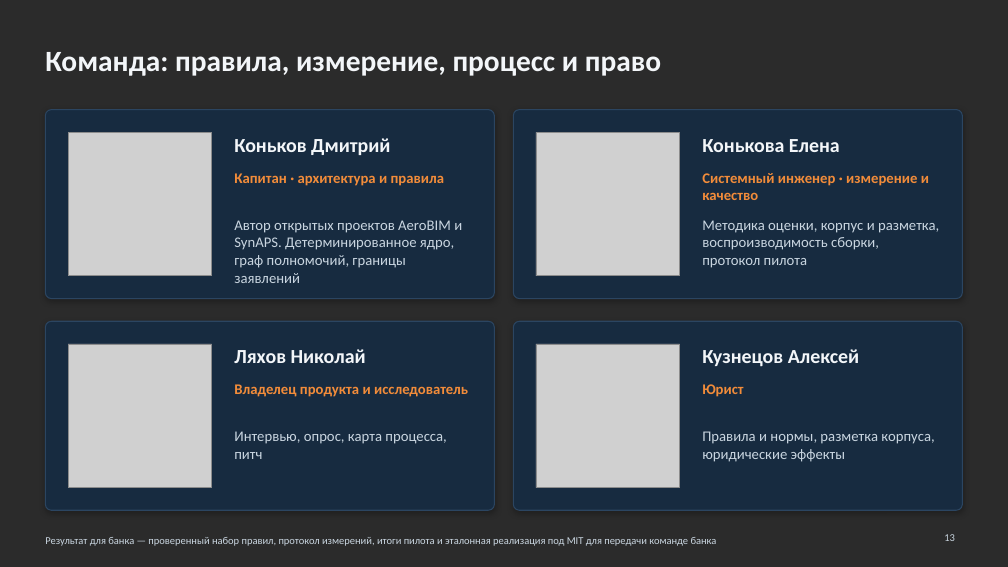
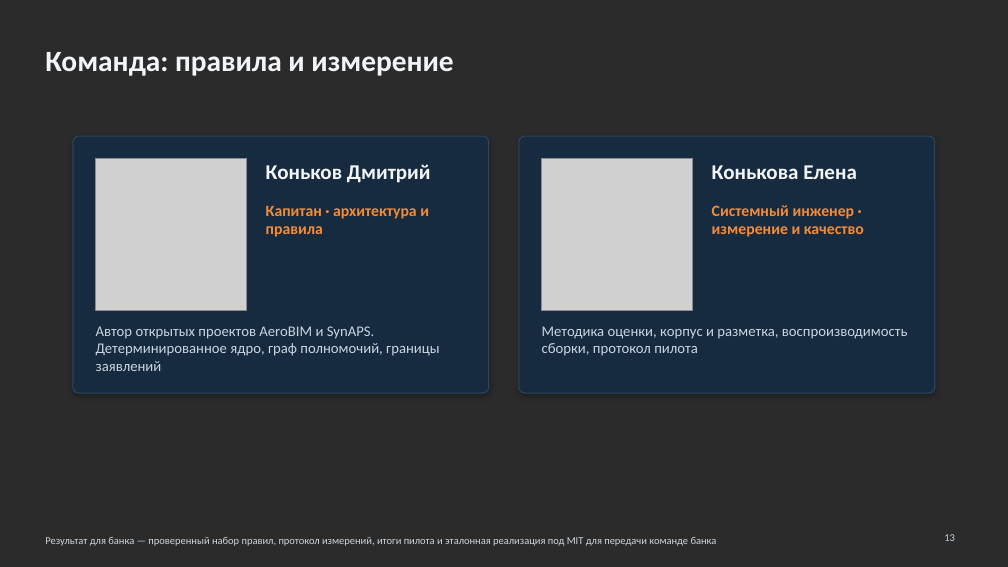
Before and after one commit to KonkovDV/Mandat, a slide deck: slide 13 of Mandat_VTB.pptx. Drawn at 1008x567 pixels with LibreOffice and Linux fonts; fonts in the diff are those of the drawing; grey boxes stand for pictures; background and template pictures are left out; a plain dark background stands for a picture behind light text. Boxes give left, top, right and bottom in pixels: in the first picture for what was removed or moved away, otherwise in the second. Text is boxed around its words. In the diff, an @@ line names an element or a change of style, - is before the commit and + after.

```diff
--- a/Mandat_VTB.pptx
+++ b/Mandat_VTB.pptx
@@ title at box(45, 52, 453, 76): text changed @@
-Команда: правила, измерение, процесс и право
+Команда: правила и измерение
@@ rounded rectangle at box(73, 136, 488, 393): proportions changed @@
@@ rounded rectangle: place and size @@
-rounded rectangle at box(45, 110, 495, 299)
+rounded rectangle at box(73, 136, 488, 393)
@@ rounded rectangle: place and size @@
-rounded rectangle at box(513, 110, 963, 299)
+rounded rectangle at box(520, 136, 935, 393)
@@ rounded rectangle at box(520, 136, 935, 393): proportions changed @@
@@ picture: place and size @@
-picture at box(68, 132, 212, 276)
+picture at box(95, 159, 247, 310)
@@ text "Коньков Дмитрий" at box(266, 164, 431, 183): size 19 to 20 pt @@
@@ text "Коньков Дмитрий": place and size @@
-text "Коньков Дмитрий" at box(234, 138, 390, 155)
+text "Коньков Дмитрий" at box(266, 164, 431, 183)
@@ picture: place and size @@
-picture at box(536, 132, 680, 276)
+picture at box(542, 159, 693, 310)
@@ text "Конькова Елена": place and size @@
-text "Конькова Елена" at box(702, 139, 840, 152)
+text "Конькова Елена" at box(712, 165, 857, 179)
@@ text "Конькова Елена" at box(712, 165, 857, 179): size 19 to 20 pt @@
@@ text "Капитан · архитектура и правила" at box(266, 205, 429, 237): size 14 to 15 pt @@
@@ text "Капитан · архитектура и правила": place and size @@
-text "Капитан · архитектура и правила" at box(234, 173, 444, 186)
+text "Капитан · архитектура и правила" at box(266, 205, 429, 237)
@@ text "Системный инженер · измерение и ...": place and size @@
-text "Системный инженер · измерение и ..." at box(702, 173, 929, 200)
+text "Системный инженер · измерение и ..." at box(712, 205, 864, 237)
@@ text "Системный инженер · измерение и ..." at box(712, 205, 864, 237): size 14 to 15 pt @@
@@ rounded rectangle removed at box(45, 321, 495, 510) @@
@@ text "Автор открытых проектов AeroBIM и ..." rewrapped from box(234, 220, 462, 283) to box(96, 326, 439, 371) @@
@@ rounded rectangle removed at box(513, 321, 963, 510) @@
@@ text "Методика оценки, корпус и разметка, ..." rewrapped from box(702, 220, 939, 268) to box(542, 326, 907, 356) @@
@@ picture removed at box(68, 344, 212, 488) @@
@@ text removed at box(234, 349, 366, 363) @@
-Ляхов Николай
@@ picture removed at box(536, 344, 680, 488) @@
@@ text removed at box(702, 349, 860, 367) @@
-Кузнецов Алексей
@@ text removed at box(234, 384, 468, 397) @@
-Владелец продукта и исследователь
@@ text removed at box(702, 384, 743, 397) @@
-Юрист
@@ text removed at box(234, 431, 446, 459) @@
-Интервью, опрос, карта процесса, питч
@@ text removed at box(702, 431, 934, 462) @@
-Правила и нормы, разметка корпуса, юридические эффекты
```
Also in this commit, not shown: 2 other slides changed, 5 other files.
